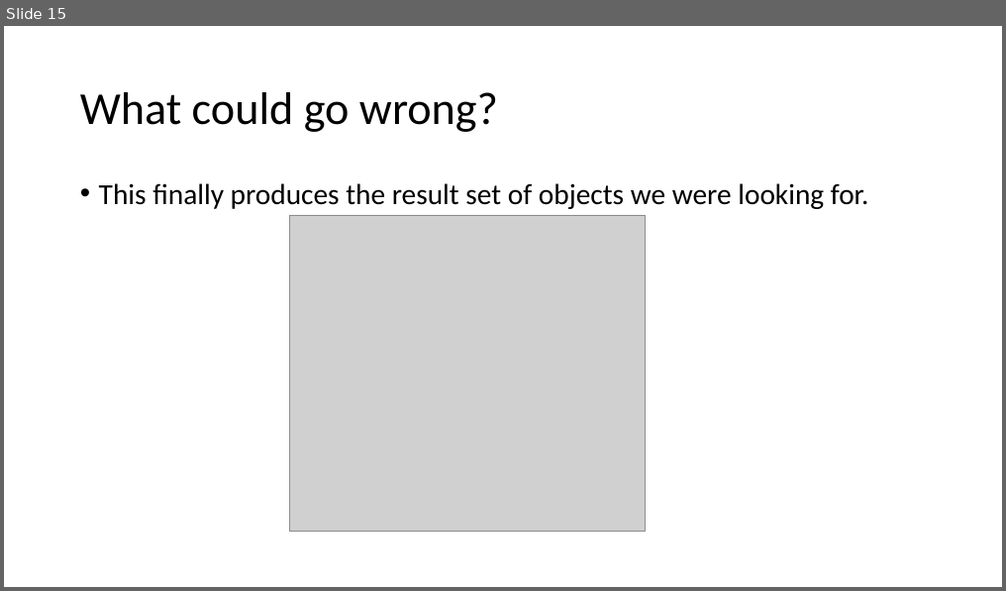
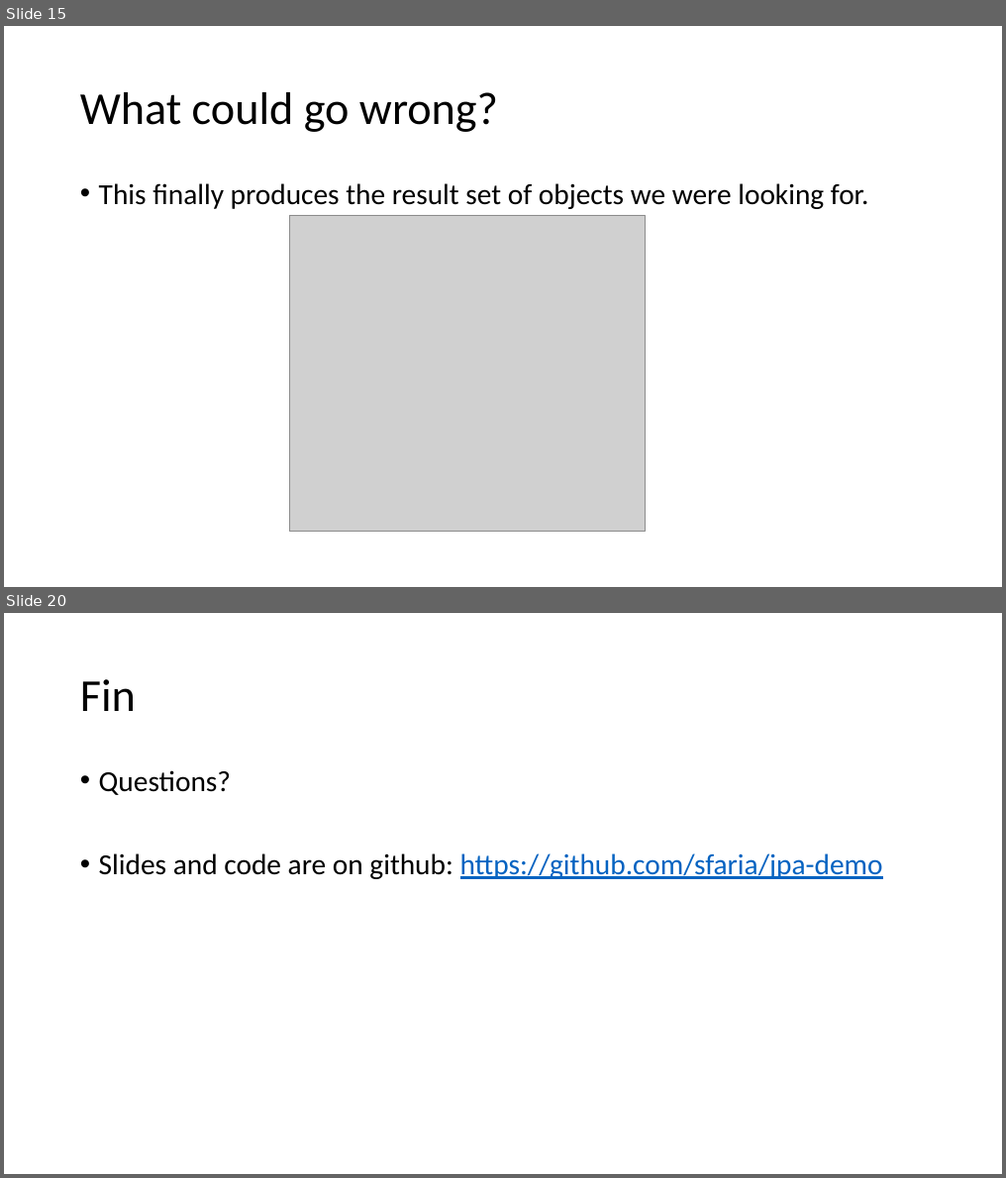
Before and after one commit to sfaria/jpa-demo, a slide deck: JPA-JPQL Query Performance.pptx. Shown one above the other, each under a label of ours: slide 15 before the commit, slides 15 and 20 after it; the slides between them are not shown. The pictures are 1006x591 and 1006x1178 pixels, drawn with LibreOffice and Linux fonts; fonts in the diff are those of the drawing; grey boxes stand for pictures. Boxes give left, top, right and bottom in pixels: in the first picture for what was removed or moved away, otherwise in the second. Text is boxed around its words. In the diff, an @@ line names an element or a change of style, - is before the commit and + after.

```diff
--- a/JPA-JPQL Query Performance.pptx
+++ b/JPA-JPQL Query Performance.pptx
@@ slide 20 added at box(4, 613, 1002, 1174), background #FFFFFF @@
@@ title added at box(80, 679, 136, 711), 44 pt, text #000000 @@
+Fin
@@ text added at box(99, 770, 883, 879), 28 pt, text #000000 @@
+• Questions?
+• Slides and code are on github: https://github.com/sfaria/jpa-demo
```
Also in this commit, not shown: 1 slide changed, 2 other slides added.
